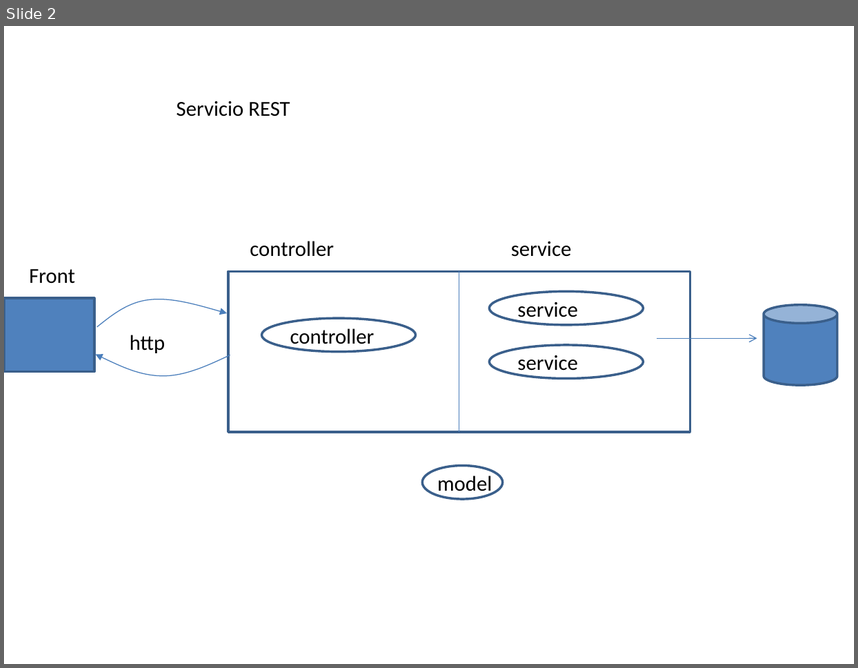
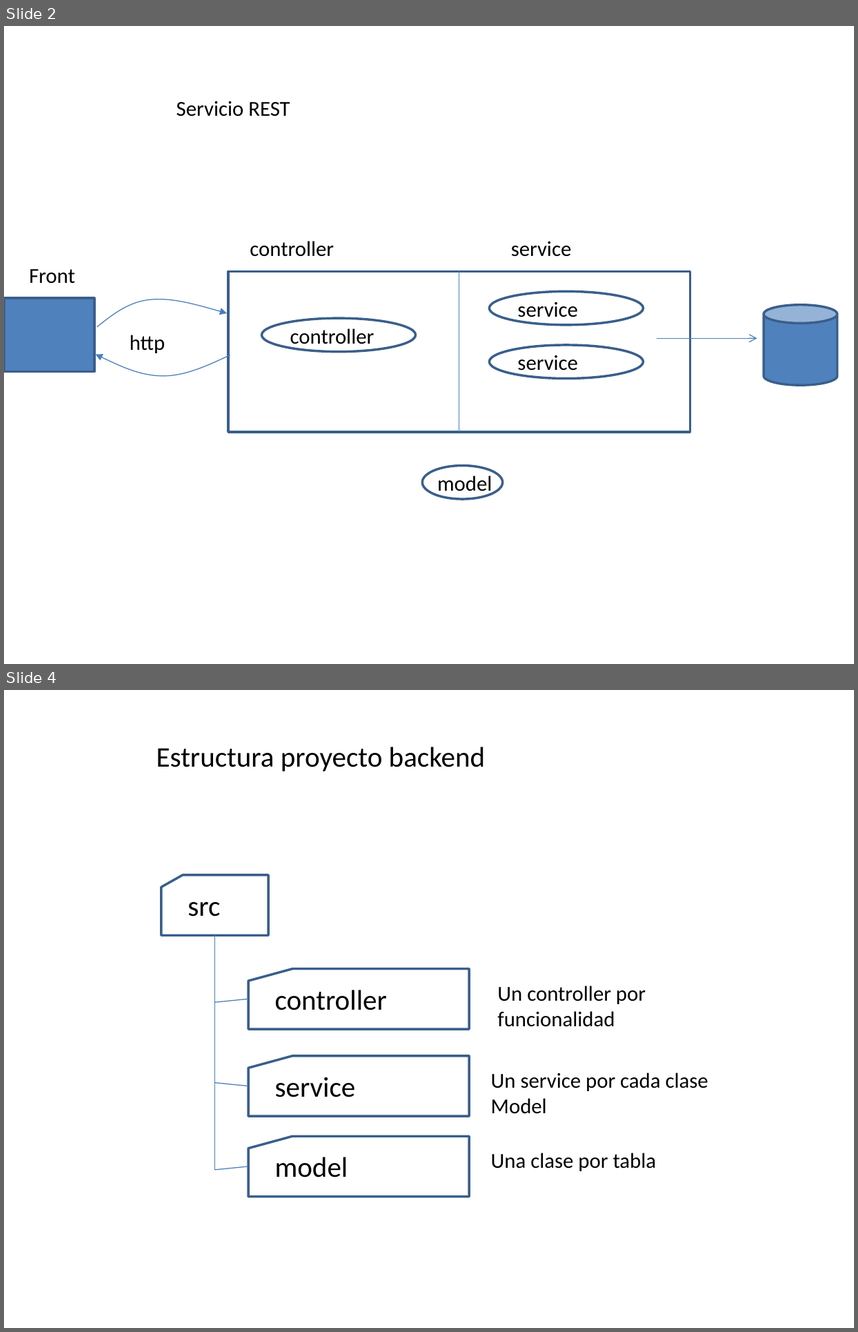
Before and after one commit to fran-eliot/nestjs2025, a slide deck: pizarra .pptx. Shown one above the other, each under a label of ours: slide 2 before the commit, slides 2 and 4 after it; the slides between them are not shown. The pictures are 858x668 and 858x1332 pixels, drawn with LibreOffice and Linux fonts; fonts in the diff are those of the drawing. Boxes give left, top, right and bottom in pixels: in the first picture for what was removed or moved away, otherwise in the second. Text is boxed around its words. In the diff, an @@ line names an element or a change of style, - is before the commit and + after.

```diff
--- a/pizarra .pptx
+++ b/pizarra .pptx
@@ slide 4 added at [4,690,854,1328], background #FFFFFF @@
@@ text added at [156,747,485,771], 24 pt, text #000000 @@
+Estructura proyecto backend
@@ flow chart punched card added at [161,876,268,936], outline #3A5F8C 2 pt @@
@@ text added at [188,902,220,916], 24 pt, text #000000 @@
+src
@@ line added from (215, 935) to (215, 1170), #4B7EBC 0.75 pt @@
@@ flow chart punched card added at [248,969,469,1029], outline #3A5F8C 2 pt @@
@@ line added from (215, 1002) to (248, 998), #4B7EBC 0.75 pt @@
@@ text added at [275,989,387,1010], 24 pt, text #000000 @@
+controller
@@ text added at [497,985,646,1027], 18 pt, text #000000 @@
+Un controller por funcionalidad
@@ flow chart punched card added at [248,1056,469,1116], outline #3A5F8C 2 pt @@
@@ line added from (215, 1083) to (248, 1086), #4B7EBC 0.75 pt @@
@@ text added at [275,1076,356,1097], 24 pt, text #000000 @@
+service
@@ text added at [491,1072,708,1114], 18 pt, text #000000 @@
+Un service por cada clase Model
@@ flow chart punched card added at [248,1136,469,1196], outline #3A5F8C 2 pt @@
@@ text added at [275,1156,348,1177], 24 pt, text #000000 @@
+model
@@ text added at [491,1152,657,1171], 18 pt, text #000000 @@
+Una clase por tabla
@@ line added from (215, 1170) to (248, 1166), #4B7EBC 0.75 pt @@
```
Also in this commit, not shown: 4 other slides added, 2 other files.
